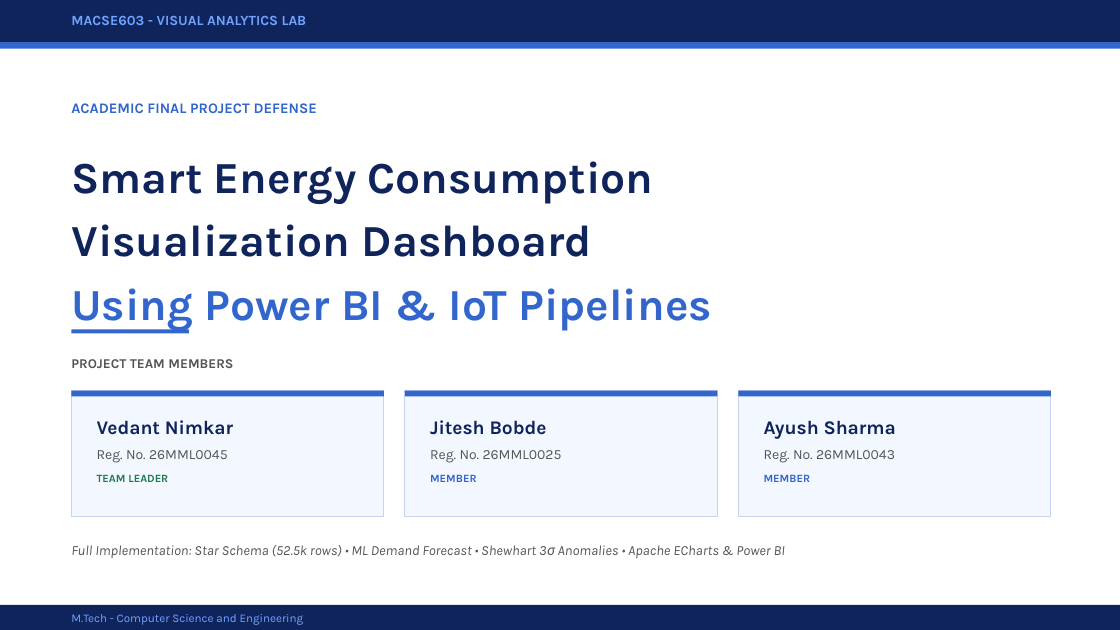
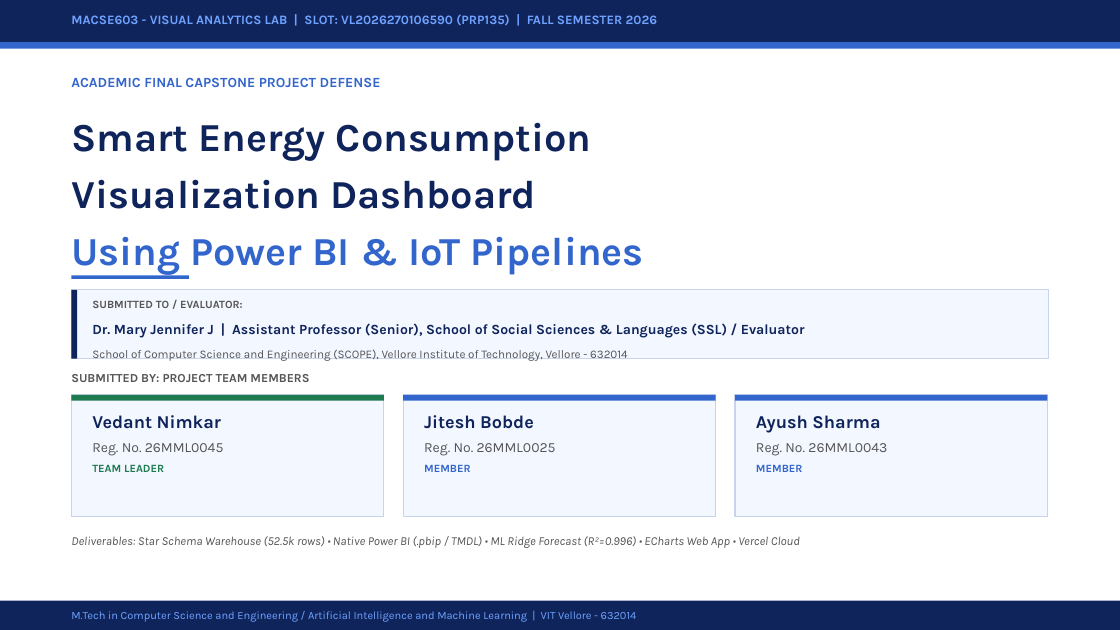
Before and after one commit to adminsharpcode/visual-analytics-lab, a slide deck: slide 1 of Team_VisualAnalytics_SmartEnergy_PowerBI.pptx. Drawn at 1120x630 pixels with LibreOffice and Linux fonts; fonts in the diff are those of the drawing. Boxes give left, top, right and bottom in pixels: in the first picture for what was removed or moved away, otherwise in the second. Text is boxed around its words. In the diff, an @@ line names an element or a change of style, - is before the commit and + after.

Commit message:
docs(report): add 18-slide presentation deck with Power BI PBIP architecture and comprehensive 12-section capstone report (PDF + Markdown)

```diff
--- a/Team_VisualAnalytics_SmartEnergy_PowerBI.pptx
+++ b/Team_VisualAnalytics_SmartEnergy_PowerBI.pptx
@@ text at (71, 14, 657, 25): text changed; size 12 to 11 pt @@
-MACSE603 - VISUAL ANALYTICS LAB
+MACSE603 - VISUAL ANALYTICS LAB | SLOT: VL2026270106590 (PRP135) | FALL SEMESTER 2026
@@ text at (71, 77, 381, 87): text changed; size 12.5 to 12 pt @@
-ACADEMIC FINAL PROJECT DEFENSE
+ACADEMIC FINAL CAPSTONE PROJECT DEFENSE
@@ text "Smart Energy Consumption": place and size @@
-text "Smart Energy Consumption" at (71, 161, 712, 332)
+text "Smart Energy Consumption" at (71, 122, 644, 276)
@@ text "Smart Energy Consumption" at (71, 122, 644, 276): size 38 to 34 pt @@
@@ rectangle: place and size @@
-rectangle at (71, 329, 189, 334)
+rectangle at (71, 276, 189, 279)
@@ rectangle added at (71, 290, 1049, 359), fill #F3F7FF, outline #C8D4EE 1 pt @@
@@ rectangle added at (71, 290, 77, 359), fill #10245C @@
@@ text added at (92, 300, 805, 361), 12 pt, text #555555, bold @@
+SUBMITTED TO / EVALUATOR:
+Dr. Mary Jennifer J | Assistant Professor (Senior), School of Social Sciences & Languages (SSL) / Evaluator
+School of Computer Science and Engineering (SCOPE), Vellore Institute of Technology, Vellore - 632014
@@ text at (71, 374, 309, 382): text changed; size 11.5 to 10.5 pt @@
-PROJECT TEAM MEMBERS
+SUBMITTED BY: PROJECT TEAM MEMBERS
@@ rectangle: place and size @@
-rectangle at (405, 391, 718, 397)
+rectangle at (71, 395, 384, 401)
@@ rectangle: place and size @@
-rectangle at (405, 391, 718, 517)
+rectangle at (71, 395, 384, 517)
@@ rectangle at (71, 395, 384, 401): fill #3366CC to #1E7A4F @@
@@ text at (92, 415, 224, 456): size 16.5 to 15.5 pt in "Vedant Nimkar"; less space between paragraphs @@
@@ rectangle: place and size @@
-rectangle at (739, 391, 1051, 397)
+rectangle at (403, 395, 716, 401)
@@ rectangle: place and size @@
-rectangle at (739, 391, 1051, 517)
+rectangle at (403, 395, 716, 517)
@@ text at (424, 415, 556, 456): size 16.5 to 15.5 pt in "Jitesh Bobde"; less space between paragraphs @@
@@ rectangle: place and size @@
-rectangle at (71, 391, 384, 397)
+rectangle at (735, 395, 1048, 401)
@@ rectangle: place and size @@
-rectangle at (71, 391, 384, 517)
+rectangle at (735, 395, 1048, 517)
@@ text at (756, 415, 887, 456): size 16.5 to 15.5 pt in "Ayush Sharma"; less space between paragraphs @@
@@ text "Ayush Sharma": place and size @@
-text "Ayush Sharma" at (764, 420, 896, 482)
+text "Ayush Sharma" at (756, 415, 887, 472)
@@ text at (71, 536, 800, 548): text changed; size 12 to 10.5 pt @@
-Full Implementation: Star Schema (52.5k rows) • ML Demand Forecast • Shewhart 3σ Anomalies • Apache ECharts & Power BI
+Deliverables: Star Schema Warehouse (52.5k rows) • Native Power BI (.pbip / TMDL) • ML Ridge Forecast (R²=0.996) • ECharts Web App • Vercel Cloud
@@ rectangle: place and size @@
-rectangle at (0, 605, 1120, 630)
+rectangle at (0, 601, 1120, 630)
@@ text at (71, 611, 637, 622): text changed; size 10 to 9.5 pt @@
-M.Tech - Computer Science and Engineering
+M.Tech in Computer Science and Engineering / Artificial Intelligence and Machine Learning | VIT Vellore - 632014
```
Also in this commit, not shown: 2 other slides changed, 2 slides added, 9 other files.
